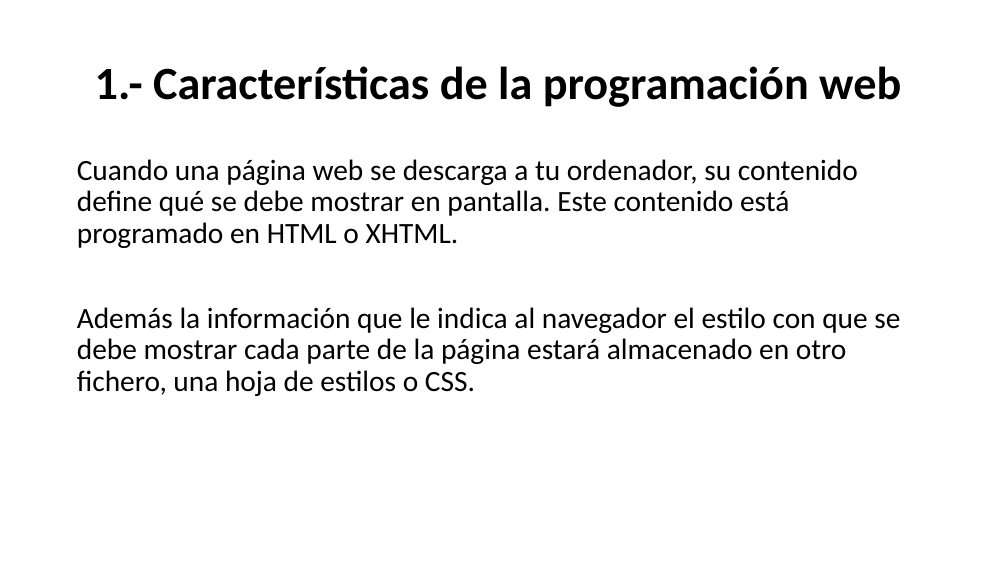
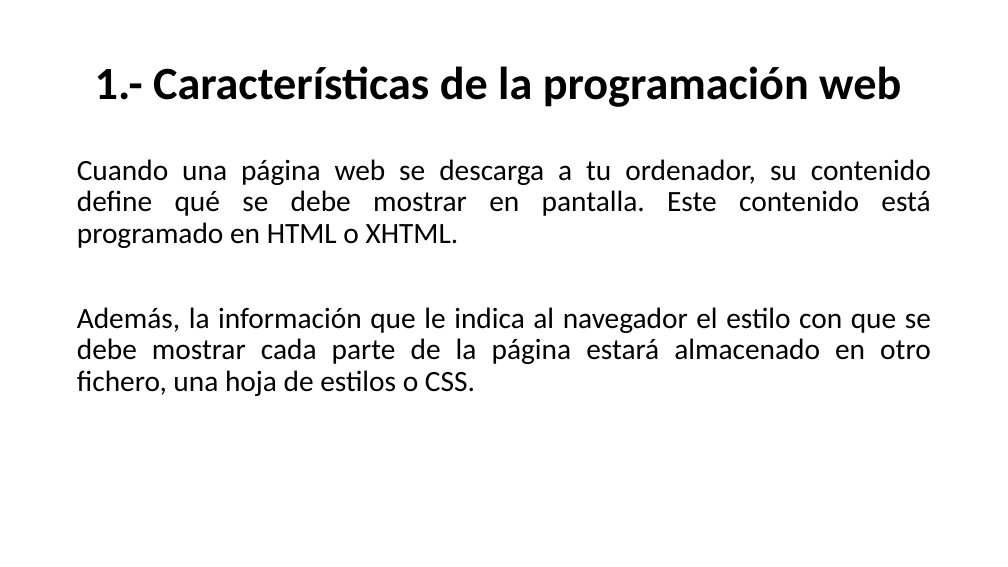
Before and after one commit to raulopsanch/DAW2, a slide deck: slide 1 of Desarrollo web en entorno servidor/Tema_01/Ejercicios/Raúl_Lòpez_Sánchez_Tarea_Tema_1.pptx. Drawn at 1008x567 pixels with LibreOffice and Linux fonts; fonts in the diff are those of the drawing. Boxes give left, top, right and bottom in pixels: in the first picture for what was removed or moved away, otherwise in the second. Text is boxed around its words. In the diff, an @@ line names an element or a change of style, - is before the commit and + after.

```diff
--- a/Desarrollo web en entorno servidor/Tema_01/Ejercicios/Raúl_Lòpez_Sánchez_Tarea_Tema_1.pptx
+++ b/Desarrollo web en entorno servidor/Tema_01/Ejercicios/Raúl_Lòpez_Sánchez_Tarea_Tema_1.pptx
@@ text at box(77, 159, 931, 248): alignment left to justified @@
@@ text at box(77, 307, 931, 396): text changed @@
-Además la información que le indica al navegador el estilo con que se debe mostrar cada parte de la página estará almacenado en otro fichero, una hoja de estilos o CSS.
+Además, la información que le indica al navegador el estilo con que se debe mostrar cada parte de la página estará almacenado en otro fichero, una hoja de estilos o CSS.
```
Also in this commit, not shown: 4 slides added, 1 slide removed, 1 other file.
